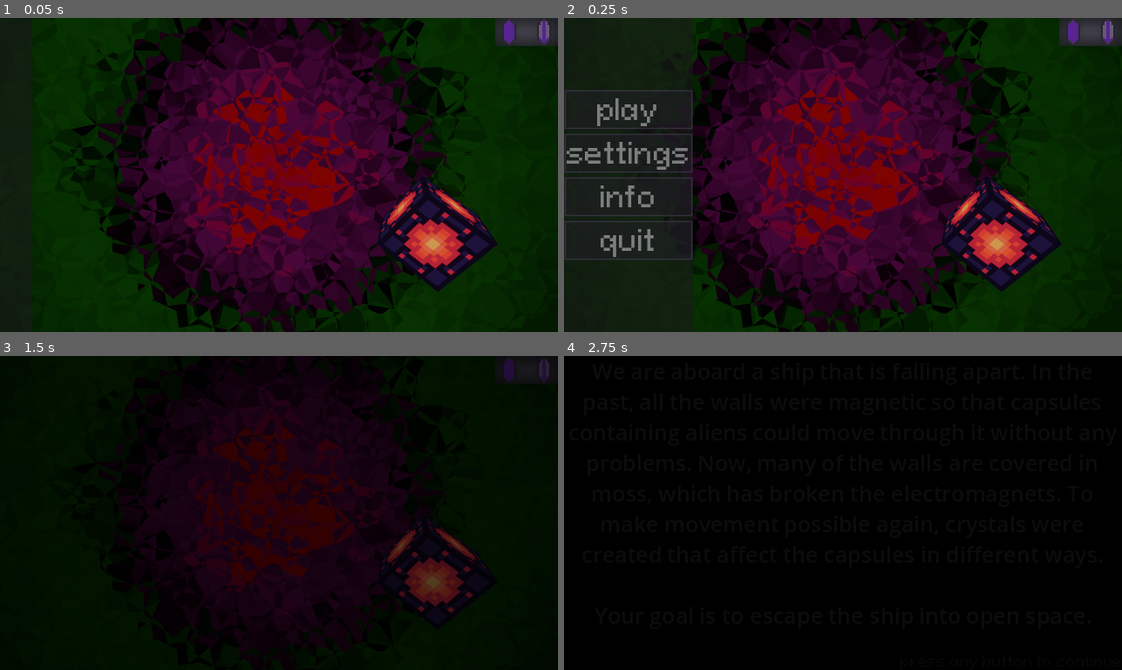
Above: before the commit, frames 1-4 (two rows, left to right).
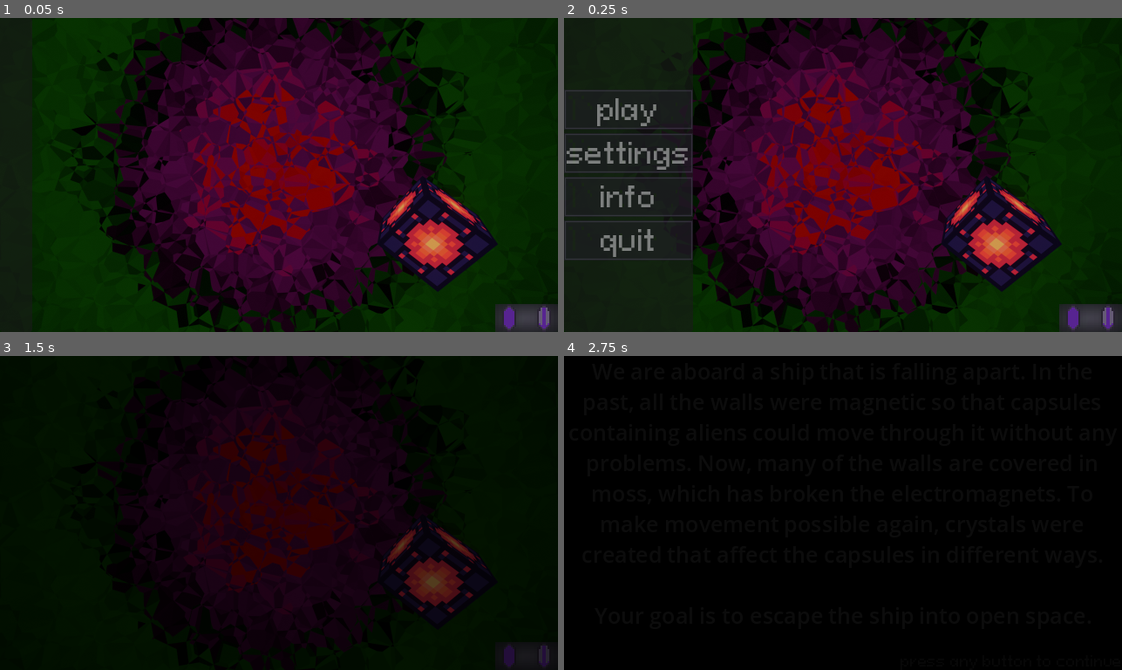
Above: after the commit, the same moments.

Repository: prokenya/zero-plane
Game: Godot game, scene res://src/main.tscn
The game is run twice, just before and just after one commit, with the same random seed, the same clock (stepped at 60 frames per second) and the same inputs.
Inputs:
- Up to frame 1 (0.05 s): no input
- Up to frame 2 (0.25 s): no input
- Up to frame 3 (1.5 s): click "play" at 0.5 s; tap Enter (ui_accept) at 1.25 s; hold Right (ui_right) from 1.28 s (still down)
- Up to frame 4 (2.75 s): keep holding Right (ui_right); tap Enter (ui_accept) at 1.52, 2, 2.27 s

The runs differ from the first frame. In frame 1, 2.0% of the frame differs, in the area x 88-100%, y 0-100%; in frame 2, 2.0%; in frame 3, 0.8%; in frame 4, nothing differs.

Commit message:
1.0(right-down status)

Diff:
--- a/src/main.tscn
+++ b/src/main.tscn
@@ -258,12 +258,14 @@
 value = 50.0
 
 [node name="Label2" type="Label" parent="GUICanvasLayer/gui/PanelContainer/HBoxContainer/settingsContainer"]
+visible = false
 layout_mode = 2
 text = "music"
 horizontal_alignment = 2
 
 [node name="Spinmusic" type="SpinBox" parent="GUICanvasLayer/gui/PanelContainer/HBoxContainer/settingsContainer"]
 unique_name_in_owner = true
+visible = false
 layout_mode = 2
 value = 50.0
 
@@ -278,14 +280,17 @@
 unique_name_in_owner = true
 texture_filter = 1
 layout_mode = 1
-anchors_preset = 1
+anchors_preset = 3
 anchor_left = 1.0
-anchor_right = 1.0
+anchor_top = 1.0
+anchor_right = 1.0
+anchor_bottom = 1.0
 offset_left = -36.0
-offset_bottom = 16.0
+offset_top = -16.0
 grow_horizontal = 0
+grow_vertical = 0
 scale = Vector2(2, 2)
-pivot_offset = Vector2(36, 0)
+pivot_offset = Vector2(36, 16)
 
 [node name="NinePatchRect" type="NinePatchRect" parent="GUICanvasLayer/gui/stats"]
 self_modulate = Color(1, 1, 1, 0.588235)
--- a/src/world/items/cristal.tscn
+++ b/src/world/items/cristal.tscn
@@ -29,7 +29,7 @@
 
 [node name="Sprite2D" type="Sprite2D" parent="."]
 z_index = -1
-position = Vector2(0, -1.70227)
+position = Vector2(0, -0.00778627)
 texture = ExtResource("2_3vtv2")
 hframes = 4
 
Not shown, changed: export_presets.cfg
